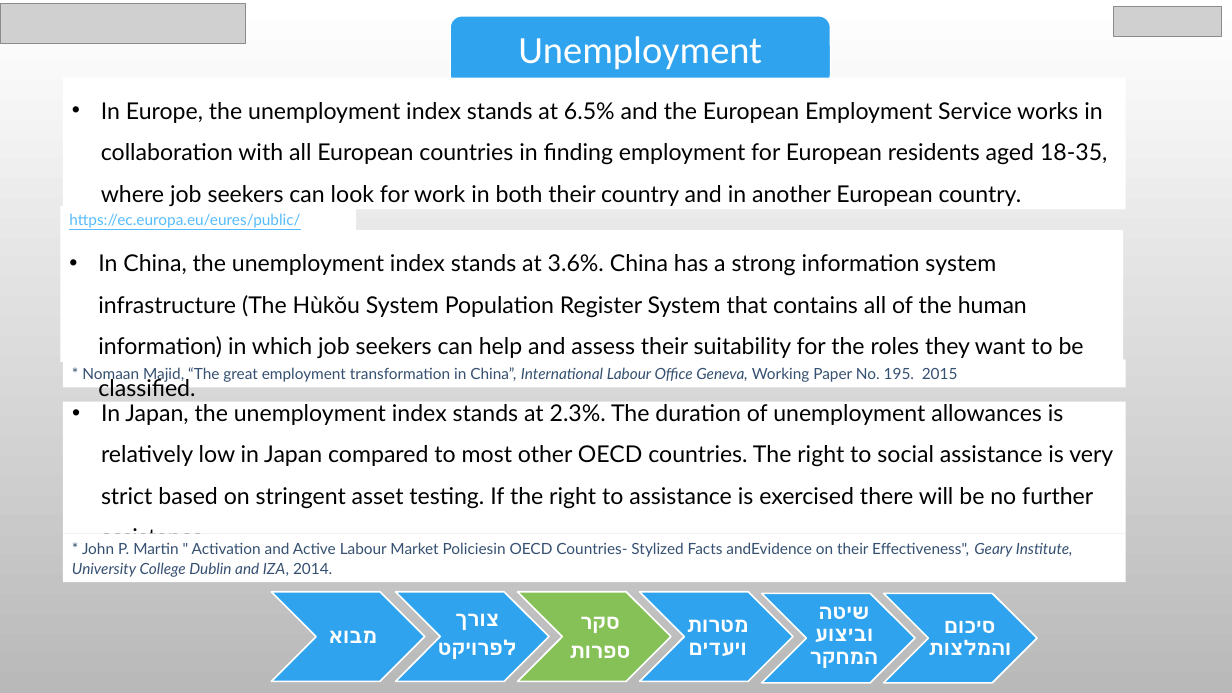
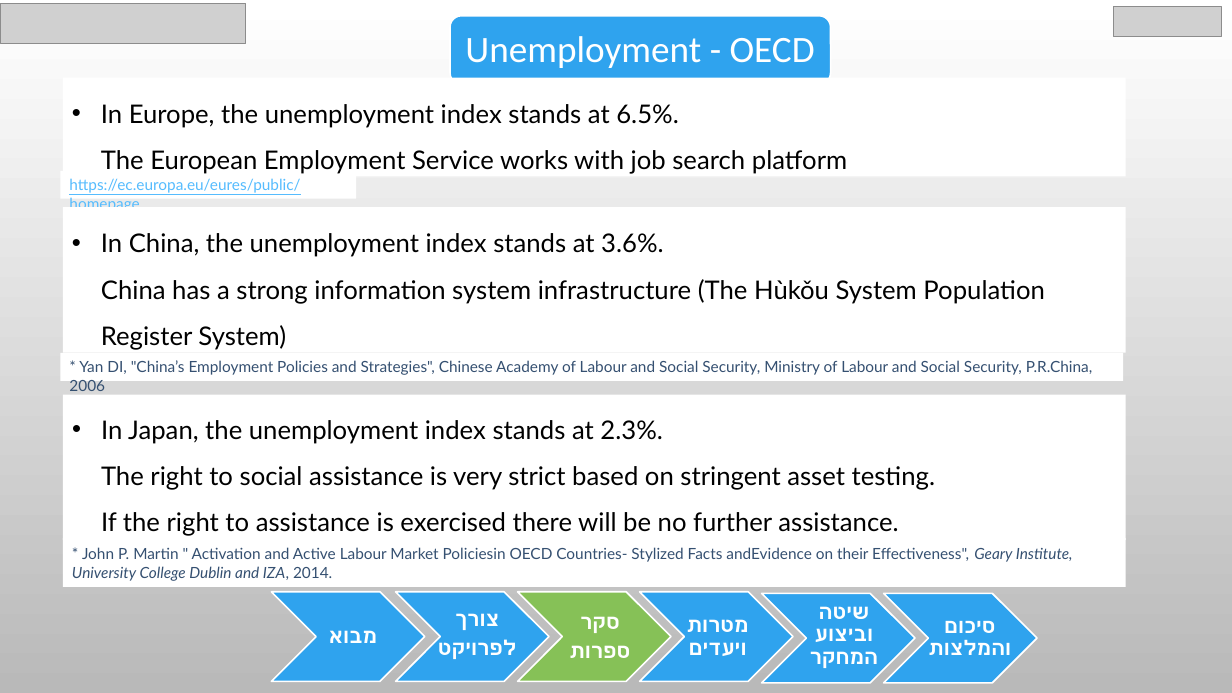
Before and after one commit to chen890/Final-Research-Project---IES, a slide deck: slide 7 of English Final Project.pptx (slide 9 before the commit). Drawn at 1232x693 pixels with LibreOffice and Linux fonts; fonts in the diff are those of the drawing; grey boxes stand for pictures; background and template pictures are left out. Boxes give left, top, right and bottom in pixels: in the first picture for what was removed or moved away, otherwise in the second. Text is boxed around its words. In the diff, an @@ line names an element or a change of style, - is before the commit and + after.

Commit message:
Presentation update

```diff
--- a/English Final Project.pptx
+++ b/English Final Project.pptx
@@ text at [465, 36, 815, 68]: text changed; size 30 to 29 pt @@
-Unemployment
+Unemployment - OECD
@@ rectangle "In Europe, the unemployment index ...": place and size @@
-rectangle "In Europe, the unemployment index ..." at [63, 78, 1126, 210]
+rectangle "In Europe, the unemployment index ..." at [63, 78, 1126, 177]
@@ text in rectangle at [101, 104, 847, 174]: text changed; size 18 to 20 pt @@
-• In Europe, the unemployment index stands at 6.5% and the European Employment Service works in collaboration with all European countries in finding employment for European residents aged 18-35, where job seekers can look for work in both their country and in another European country.
+• In Europe, the unemployment index stands at 6.5%.
+  The European Employment Service works with job search platform
@@ rectangle "https://ec.europa.eu/eures/public/homepage": place and size @@
-rectangle "https://ec.europa.eu/eures/public/homepage" at [69, 213, 300, 247]
+rectangle "https://ec.europa.eu/eures/public/homepage" at [60, 171, 356, 199]
@@ rectangle "In China, the unemployment index ...": place and size @@
-rectangle "In China, the unemployment index ..." at [60, 230, 1123, 362]
+rectangle "In China, the unemployment index ..." at [63, 207, 1126, 352]
@@ text in rectangle at [101, 233, 1044, 350]: text changed; size 18 to 20 pt @@
-• In China, the unemployment index stands at 3.6%. China has a strong information system infrastructure (The Hùkǒu System Population Register System that contains all of the human information) in which job seekers can help and assess their suitability for the roles they want to be classified.
+• In China, the unemployment index stands at 3.6%.
+  China has a strong information system infrastructure (The Hùkǒu System Population Register System)
@@ rectangle "* Yan DI, "China’s Employment ...": place and size @@
-rectangle "* Yan DI, "China’s Employment ..." at [63, 360, 1126, 387]
+rectangle "* Yan DI, "China’s Employment ..." at [60, 353, 1123, 381]
@@ text in rectangle at [69, 360, 1092, 391]: text changed @@
-* Nomaan Majid, “The great employment transformation in China”, International Labour Office Geneva, Working Paper No. 195. 2015
+* Yan DI, "China’s Employment Policies and Strategies", Chinese Academy of Labour and Social Security, Ministry of Labour and Social Security, P.R.China, 2006
@@ rectangle "In Japan, the unemployment index ...": place and size @@
-rectangle "In Japan, the unemployment index ..." at [63, 402, 1126, 534]
+rectangle "In Japan, the unemployment index ..." at [63, 395, 1126, 540]
@@ text in rectangle at [101, 420, 935, 536]: text changed; size 18 to 20 pt @@
-• In Japan, the unemployment index stands at 2.3%. The duration of unemployment allowances is relatively low in Japan compared to most other OECD countries. The right to social assistance is very strict based on stringent asset testing. If the right to assistance is exercised there will be no further assistance.
+• In Japan, the unemployment index stands at 2.3%.
+  The right to social assistance is very strict based on stringent asset testing.
+  If the right to assistance is exercised there will be no further assistance.
@@ rectangle "* John P. Martin " ...": place and size @@
-rectangle "* John P. Martin " ..." at [63, 533, 1126, 582]
+rectangle "* John P. Martin " ..." at [63, 538, 1126, 587]
```
Also in this commit, not shown: 21 other slides changed, 2 slides added, 1 slide removed.
